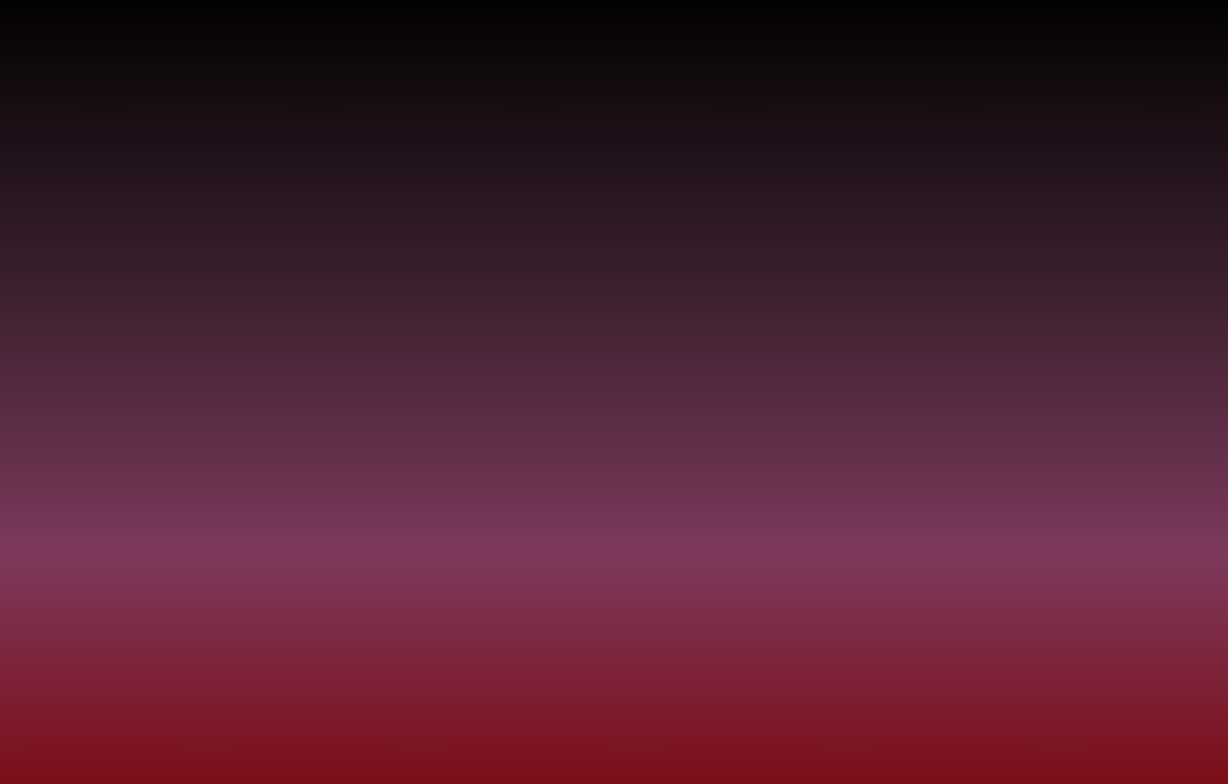
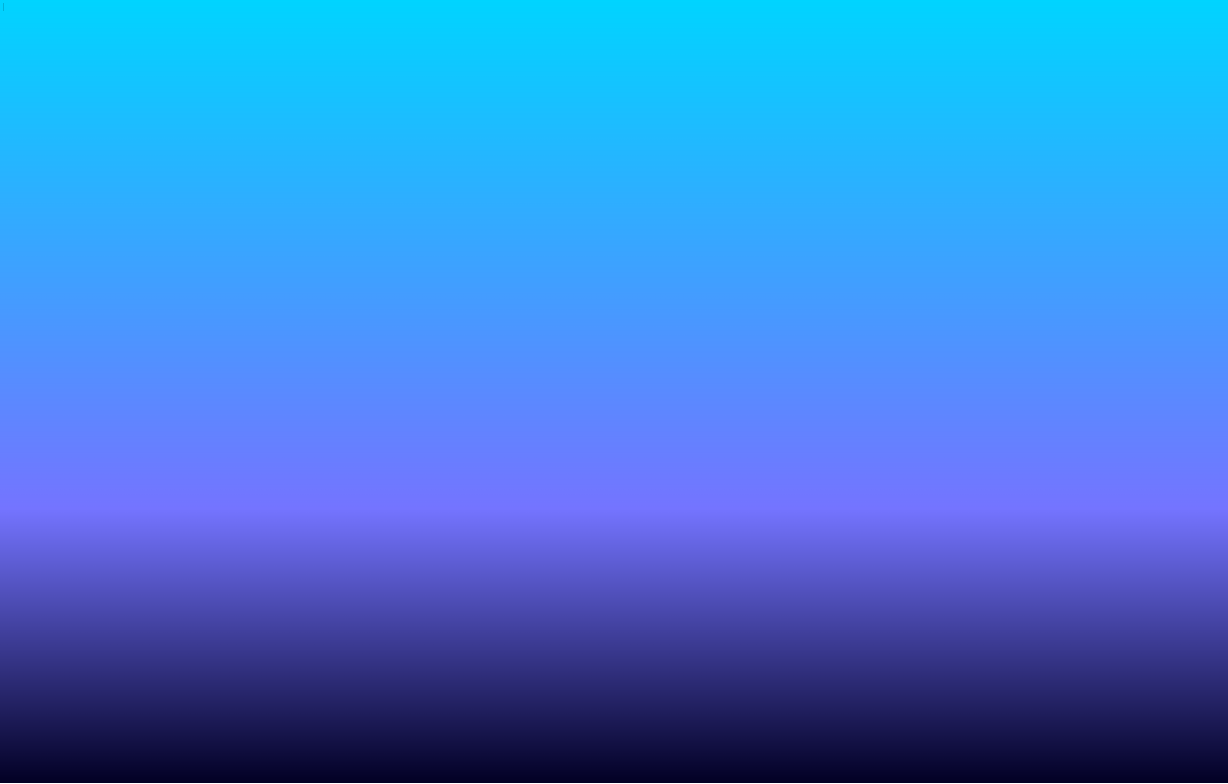
Comparing the layer stacks of the two 1228×784 images. Changes:
hid "Capa pegada #1" over [0, 0, 1228, 784]
showed "Capa pegada" over [0, 0, 1228, 783]
hid "Copia de AMNA" over [0, 0, 1228, 784]
